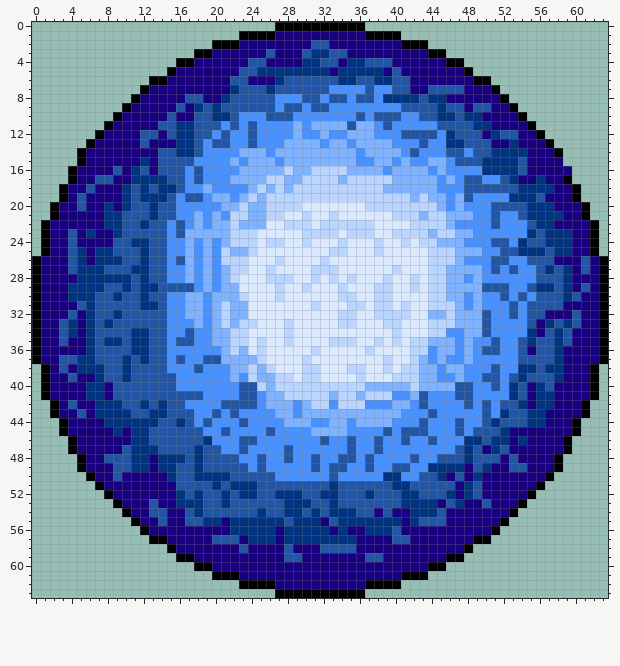
Pixel-art sprite: 2023_Orion_22_janvier/Orion_client/img/Starblue.png. That is the earlier state.
The file is 64x64 pixels.
The same view after the edit:
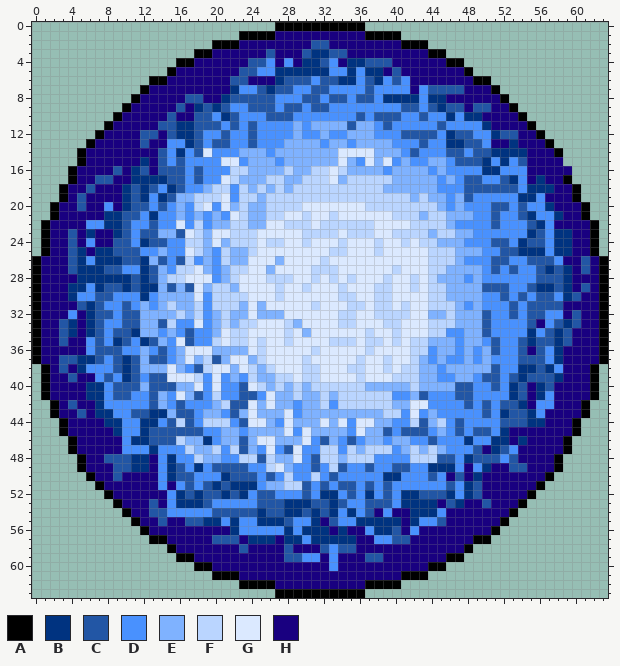
Palette (. is transparent): A #000000  B #003380  C #2256a5  D #4991fe  E #7fb2ff  F #bad5ff  G #dbe9ff  H #190080
Edits made:
Changed rows in their new state; - is an unchanged pixel.
first column x 4:
 4 ----------------------D-D----D-------------------------
 5 ---------------------DD------DD-D----------------------
 6 ---------------------------D----D--D-D-----------------
 7 -------------------DD----DD---------DD-D---------------
 8 ---------------------------------------D---------------
 9 ------------------DD-------------------D---------------
10 ----------------D-----------------------DD-D-----------
11 ------------------------------------------DDDD---------
12 ---------------D-----------------------------DD--------
13 -----------DD---------------------------------D--------
14 -----------D-D-G--------------GGGG---------------------
15 -----------D-D---GG-----------G--G-G-----------D-D-----
16 ------------------FF---------G------------------DDD----
17 -----------------GF----------G--------------------D----
18 ----------D-----FF-F------------------------------D----
19 ---------D--EEFFFG-F-----------------------------D--D--
20 ----D----D-DE-FG-G-------------------------------D-DD--
21 --------D-DDE-----G---------------------------------DD-
22 --DD---DD-D-G-F----F---------------------------------D-
23 -------D--EE-GF-GG-----------------------------------D-
24 --D----D-----FF-G------------------------------------D-
25 --------DDE--GF--------------------------------------D-
26 --D------E---F----EE---E------------------------------D
27 ------DD--E-FFG-------E--------------------------------
28 ----------EFFGGG-------------------------E-------------
29 --D-------E-E-G-FF-------------------------------------
30 -DD--DDD-DEEE-G-FFF-------------------------E---------D
31 ----DD-DEDEFE-F-F-F--E---------------------------------
32 D----D--EEEEF-F------EEE-----------------------------DD
33 ----DD--EE-F--G----------E---------------------------D-
34 ----D---EEDE-----G--------E------F------------------D--
35 --D-D--D--E-G---FG---------------F-----------E---------
36 --D---DDED--EGGGE-E---------------------------E------D-
37 ----D---E---EGEF--GG------------F-------------E------D-
38 --DDD---EEEGE--FGG-G------------------------EEE-------D
39 ---D-D--D--GGGF-G---------------------------E----------
40 ----D---E---EEG-G---G---E-E----------------------------
41 ----D--DD-EDGE--F-----G-E-EE----F--------------------D-
42 ----DDDDD-ED----EF--GEG----E-----FFF--GG------------DD-
43 -----DD----E---EE--EGEE-G----------FF-G-E-----------D--
44 ------DD--D-F--FFF--GGE-G--EG-G-GG----F-EF----DD-------
45 ------DD---------EE-EEEEG-G-----GEE------E-----D-------
46 ------D-----FEE--EE-EGGEEEG--E---EE-EE-------DD--------
47 ------DDD-DDDFEEF-F-E-G--G--FF-FEFFF-EFEFE-DD----D-----
48 ----------D-DDFEEDDFF-FEEG--FFEFFF----FFF--D----D------
49 ----------D--D-D-----DFGE----F-------------D-D---------
50 ----------D---DDD----D--F--F-----------D-D-------------
51 ----------D-D-D------DEEFF-D-D--D-D-DDDDDD-D-----------
52 -----------D--------D--DDD-D--D-D-D-D------D-----------
53 -----------D----DDDDD----------DD---D------------------
54 -----------DDDDD--------------D-D--D-----D-------------
55 -----------------D-DD----DD---DD-------DD--------------
56 -------------------DDDDD-D-------D----D----------------
57 --------------------------D-------DD-------------------
58 -----------------------------D-------------------------
59 --------------------------DD-D-------------------------
60 -----------------------------D-------------------------
Where, in picture pixels (left, top, right, bottom), the same in both pictures:
changed: (68, 58, 563, 571)
